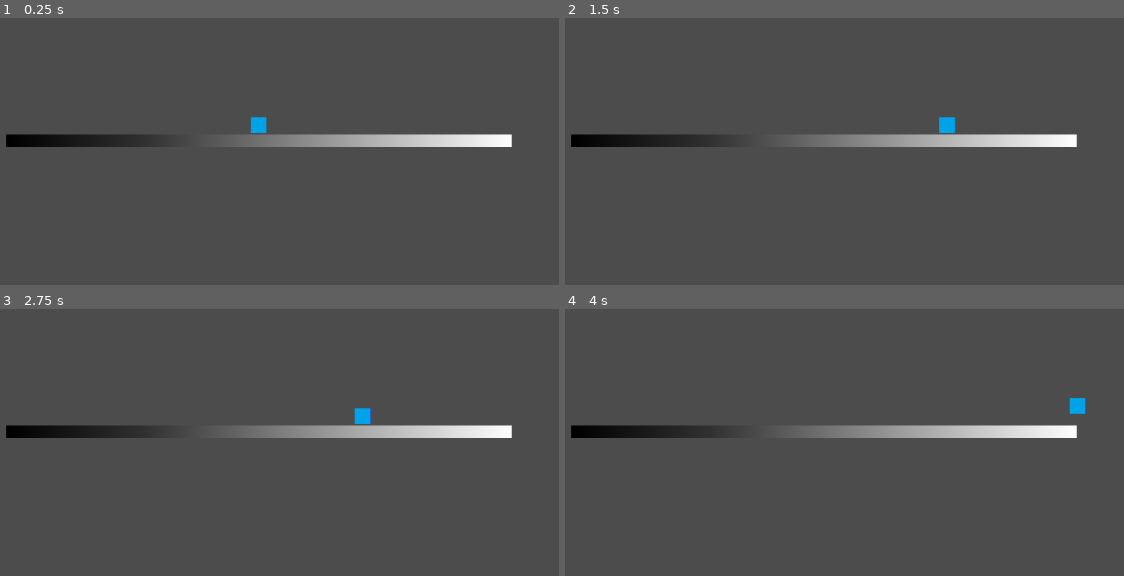
Above: before the commit, frames 1-4 (two rows, left to right).
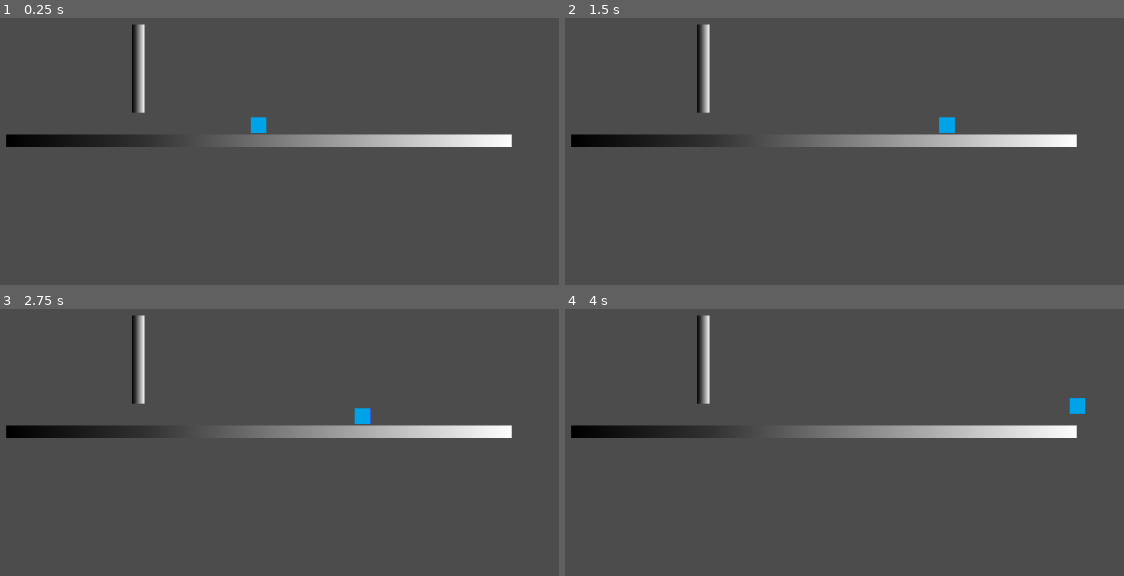
Above: after the commit, the same moments.

Repository: JoaoRicardoCardoso/BetweenWorlds
Game: Godot game, scene res://test.tscn
Same seed, same stepped clock (60 frames per second), same inputs: the game is played once before the commit and once after it.
Inputs:
- Up to frame 1 (0.25 s): no input
- Up to frame 2 (1.5 s): tap Enter at 0.5 s; hold Right (ui_right) from 0.53 s (still down); tap Z (ui_jump) at 0.6, 0.77, 1.07, 1.35 s
- Up to frame 3 (2.75 s): tap Z (ui_jump) at 1.52, 1.82, 2.1 s; release Right (ui_right) at 2.03 s; hold Left (ui_left) from 2.03 s (still down)
- Up to frame 4 (4 s): release Left (ui_left) at 2.78 s; hold Right (ui_right) from 2.78 s (still down); tap Z (ui_jump) at 2.85, 3.02, 3.32, 3.6, 3.77 s

The runs differ from the first frame. In frame 1, 0.6% of the frame differs, in the area x 23-26%, y 2-36%; in frame 2, 0.6%; in frame 3, 0.6%; in frame 4, 0.6%.

Commit message:
Added wall slide and jump mechanics

Diff:
--- a/src/Actors/Player.gd
+++ b/src/Actors/Player.gd
@@ -1,8 +1,10 @@
 extends Actor
 
+#Base variables
 export var running_speed = 10000
 export var jumping_speed = 10000
 
+#Dash variables
 export var dash_speed = 12000
 export var dash_duration:float = 0.5
 export var dash_slowdown:float = 0.1
@@ -11,10 +13,22 @@
 var dash_counter = 0
 var dash_direction = 0
 
+#Stomp variables
 export var stomp_velocity = 600
 
 var stomp_flag = false
 
+#Wall Slide variables
+export var wall_slide_velocity = 800
+export var wall_jump_velocity_y = 800
+export var wall_jump_velocity_x = 300
+
+var wall_collisions_left = 0
+var wall_collisions_right = 0
+var wall_jump_flag = false
+
+####################################################
+#Dash functions
 func calculate_dash_velocity(input_direction, delta):
 	var out = Vector2(0,0)
 	if is_on_floor() and Input.is_action_just_pressed("ui_dash") and dash_counter <= 0:
@@ -30,6 +44,8 @@
 		dash_counter -= delta
 	return out
 
+##########################################################
+#Stomp functions
 func calculate_stomp(velocity, input_direction):
 	if is_on_floor() and stomp_flag:
 		stomp_flag = false
@@ -41,6 +57,43 @@
 
 	return velocity
 
+#########################################################
+#Wall slide/jump functions
+func _on_right_Area2D_body_entered(body):
+	wall_collisions_right += 1
+
+func _on_left_Area2D2_body_entered(body):
+	wall_collisions_left += 1
+
+func _on_right_Area2D_body_exited(body):
+	wall_collisions_right -= 1
+
+func _on_left_Area2D2_body_exited(body):
+	wall_collisions_left -= 1
+
+func calculate_wall_interaction(velocity, input_direction, delta):
+	var out = velocity
+
+	if is_on_floor():
+		wall_jump_flag = false
+
+	if is_on_wall() and not is_on_floor() and velocity.y >= 0:
+		out.y = wall_slide_velocity * delta
+		wall_jump_flag = false
+
+	if Input.is_action_just_pressed("ui_jump") and not is_on_floor() and not wall_jump_flag:
+		if wall_collisions_left > 0 and wall_collisions_right == 0:
+			out.y -= wall_jump_velocity_y
+			out.x += wall_jump_velocity_x
+
+		if wall_collisions_right > 0 and wall_collisions_left == 0:
+			out.y -= wall_jump_velocity_y
+			out.x -= wall_jump_velocity_x
+
+	return out
+
+#########################################################
+#Base physics functions
 func calculate_velocity(velocity, delta):
 	var out = velocity
 
@@ -59,8 +112,11 @@
 		out.y = 0
 
 	out.y += delta * gravity
+
 	if is_on_floor() and Input.is_action_just_pressed("ui_jump"):
 		out.y = -jumping_speed
+
+	out = calculate_wall_interaction(out, input_direction, delta)
 
 	return out
 
--- a/src/Actors/Player.tscn
+++ b/src/Actors/Player.tscn
@@ -1,11 +1,15 @@
-[gd_scene load_steps=4 format=2]
+[gd_scene load_steps=5 format=2]
 
 [ext_resource path="res://Actors/Player.gd" type="Script" id=1]
 [ext_resource path="res://assets/Sem_Titulo.png" type="Texture" id=2]
 
 [sub_resource type="RectangleShape2D" id=1]
 
+[sub_resource type="RectangleShape2D" id=2]
+extents = Vector2( 5.23042, 8.1255 )
+
 [node name="Player" type="KinematicBody2D"]
+collision_mask = 6
 script = ExtResource( 1 )
 jumping_speed = 200
 
@@ -16,3 +20,23 @@
 position = Vector2( -1.90735e-06, -7.62939e-06 )
 scale = Vector2( 0.0423488, 0.04689 )
 texture = ExtResource( 2 )
+
+[node name="Area2D" type="Area2D" parent="."]
+collision_layer = 0
+collision_mask = 6
+
+[node name="CollisionShape2D" type="CollisionShape2D" parent="Area2D"]
+position = Vector2( 10.2696, 0 )
+shape = SubResource( 2 )
+
+[node name="Area2D2" type="Area2D" parent="."]
+collision_layer = 0
+collision_mask = 6
+
+[node name="CollisionShape2D" type="CollisionShape2D" parent="Area2D2"]
+position = Vector2( -10.2696, 0 )
+shape = SubResource( 2 )
+[connection signal="body_entered" from="Area2D" to="." method="_on_right_Area2D_body_entered"]
+[connection signal="body_exited" from="Area2D" to="." method="_on_right_Area2D_body_exited"]
+[connection signal="body_entered" from="Area2D2" to="." method="_on_left_Area2D2_body_entered"]
+[connection signal="body_exited" from="Area2D2" to="." method="_on_left_Area2D2_body_exited"]
--- a/src/test.tscn
+++ b/src/test.tscn
@@ -12,10 +12,15 @@
 [sub_resource type="GradientTexture" id=3]
 gradient = SubResource( 2 )
 
+[sub_resource type="RectangleShape2D" id=4]
+extents = Vector2( 8, 56 )
+
 [node name="Node2D" type="Node2D"]
 position = Vector2( 546, 324 )
 
 [node name="StaticBody2D" type="StaticBody2D" parent="."]
+collision_layer = 2
+collision_mask = 0
 
 [node name="CollisionShape2D" type="CollisionShape2D" parent="StaticBody2D"]
 shape = SubResource( 1 )
@@ -25,6 +30,21 @@
 scale = Vector2( 0.315766, 16.3167 )
 texture = SubResource( 3 )
 
+[node name="StaticBody2D2" type="StaticBody2D" parent="."]
+collision_layer = 2
+collision_mask = 0
+
+[node name="Sprite" type="Sprite" parent="StaticBody2D2"]
+position = Vector2( -154.106, -92.5198 )
+scale = Vector2( 0.00791556, 113.04 )
+texture = SubResource( 3 )
+
+[node name="CollisionShape2D" type="CollisionShape2D" parent="StaticBody2D2"]
+position = Vector2( -154, -92 )
+shape = SubResource( 4 )
+
 [node name="Player" parent="." instance=ExtResource( 1 )]
 position = Vector2( 0, -28 )
 jumping_speed = 300
+wall_jump_velocity_y = 250
+wall_jump_velocity_x = 400
Not shown: 1 places in src/test.tscn that only renumber resources
